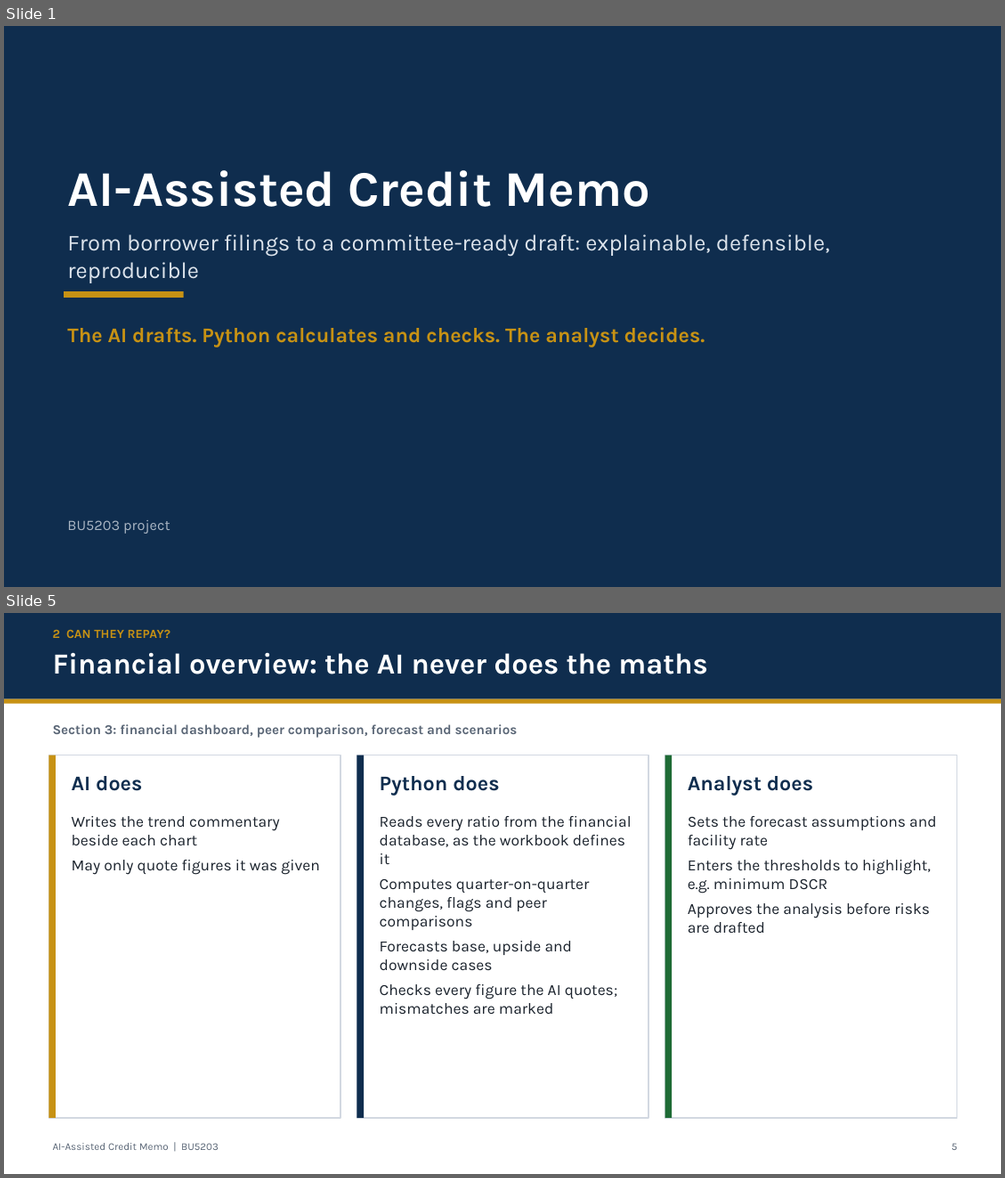
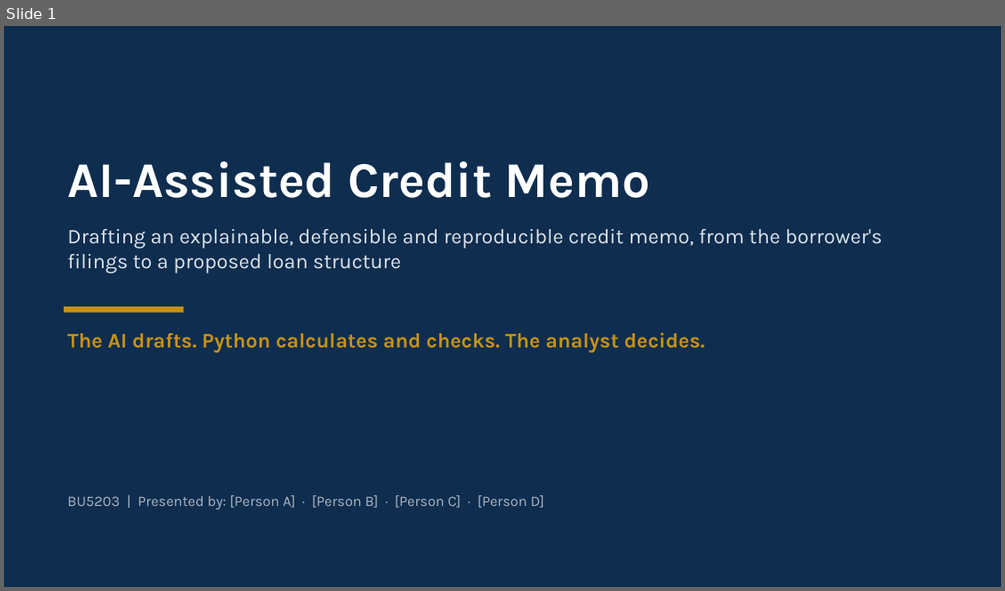
Before and after one commit to victor-CpUlU/BU5203, a slide deck: Credit_Memo_AI_Presentation.pptx. Shown one above the other, each under a label of ours: slides 1 and 5 before the commit, slide 1 after it; the slides between them are not shown. The pictures are 1005x1178 and 1005x591 pixels, drawn with LibreOffice and Linux fonts; fonts in the diff are those of the drawing. Boxes give left, top, right and bottom in pixels: in the first picture for what was removed or moved away, otherwise in the second. Text is boxed around its words. In the diff, an @@ line names an element or a change of style, - is before the commit and + after.

```diff
--- a/Credit_Memo_AI_Presentation.pptx
+++ b/Credit_Memo_AI_Presentation.pptx
@@ slide 5 removed at (4, 613, 1001, 1174), background #FFFFFF @@
@@ rectangle removed at (4, 613, 1001, 699) @@
@@ text removed at (53, 630, 171, 638) @@
-2 CAN THEY REPAY?
@@ text removed at (53, 652, 708, 674) @@
-Financial overview: the AI never does the maths
@@ rectangle removed at (4, 699, 1001, 704) @@
@@ text removed at (53, 724, 518, 738) @@
-Section 3: financial dashboard, peer comparison, forecast and scenarios
@@ rectangle removed at (48, 755, 340, 1118) @@
@@ rectangle removed at (48, 755, 56, 1118) @@
@@ rectangle removed at (357, 755, 648, 1118) @@
@@ rectangle removed at (357, 755, 364, 1118) @@
@@ rectangle removed at (665, 755, 956, 1118) @@
@@ rectangle removed at (665, 755, 672, 1118) @@
@@ text removed at (72, 776, 142, 791) @@
-AI does
@@ text removed at (380, 776, 499, 795) @@
-Python does
@@ text removed at (688, 776, 813, 795) @@
-Analyst does
@@ text removed at (72, 816, 319, 875) @@
-Writes the trend commentary beside each chart
-May only quote figures it was given
@@ text removed at (380, 816, 631, 1013) @@
-Reads every ratio from the financial database, as the workbook defines it
-Computes quarter-on-quarter changes, flags and peer comparisons
-Forecasts base, upside and downside cases
-Checks every figure the AI quotes; mismatches are marked
@@ text removed at (688, 816, 937, 933) @@
-Sets the forecast assumptions and facility rate
-Enters the thresholds to highlight, e.g. minimum DSCR
-Approves the analysis before risks are drafted
@@ text removed at (53, 1143, 218, 1150) @@
-AI-Assisted Credit Memo | BU5203
@@ text removed at (951, 1143, 957, 1150) @@
-5
@@ slide 1 changed as well @@
@@ text "AI-Assisted Credit Memo": place and size @@
-text "AI-Assisted Credit Memo" at (67, 170, 649, 207)
+text "AI-Assisted Credit Memo" at (67, 161, 649, 198)
@@ text at (67, 229, 882, 273): text changed; size 22 to 20 pt @@
-From borrower filings to a committee-ready draft: explainable, defensible, reproducible
+Drafting an explainable, defensible and reproducible credit memo, from the borrower's filings to a proposed loan structure
@@ rectangle: place and size @@
-rectangle at (64, 291, 184, 297)
+rectangle at (64, 306, 184, 313)
@@ text "The AI drafts. Python calculates ...": place and size @@
-text "The AI drafts. Python calculates ..." at (67, 327, 705, 346)
+text "The AI drafts. Python calculates ..." at (67, 332, 705, 353)
@@ text at (67, 495, 544, 509): text changed @@
-BU5203 project
+BU5203 | Presented by: [Person A] · [Person B] · [Person C] · [Person D]
```
Also in this commit, not shown: 12 slides added, 7 other slides removed, 3 other files.
